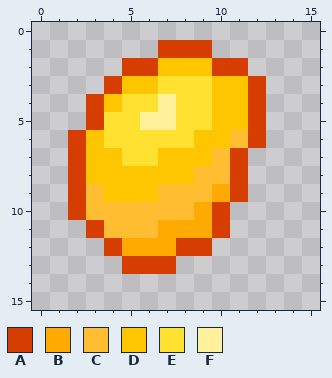
Two versions of one pixel-art sprite, Textures/Used Textures/Blaze Items/BlazeClump.png. The picture above is the old version.
The file is 16x16 pixels. Pixels under 10% opacity are left out.
Palette (. is transparent): A #d53e00  B #ffaa00  C #ffbe32  D #ffc600  E #ffe132  F #fff09b
The same view after the edit:
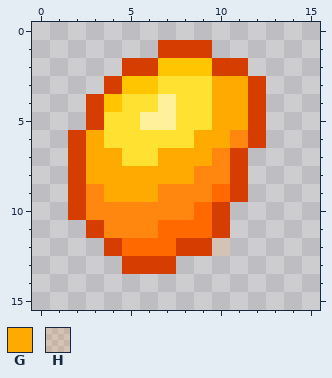
Colours new in this view: G #ffaa00  H #ff870f25
Log entry: Blaze Clump Retexture Added more orange
From old to new:
colour B: #ffaa00 -> #ff6900
colour C: #ffbe32 -> #ff870f
Changed rows in their new state; - is a pixel that keeps its letter.
first column x 3:
 3 -------GG
 4 -------GG
 5 -------GG
 6 G-----GG-
 7 GG--GGG--
 8 GGGGGG---
 9 -GGG-----
12 -------H-
Where, in picture pixels (left, top, right, bottom), the same in both pictures:
changed: (86, 76, 248, 256)
